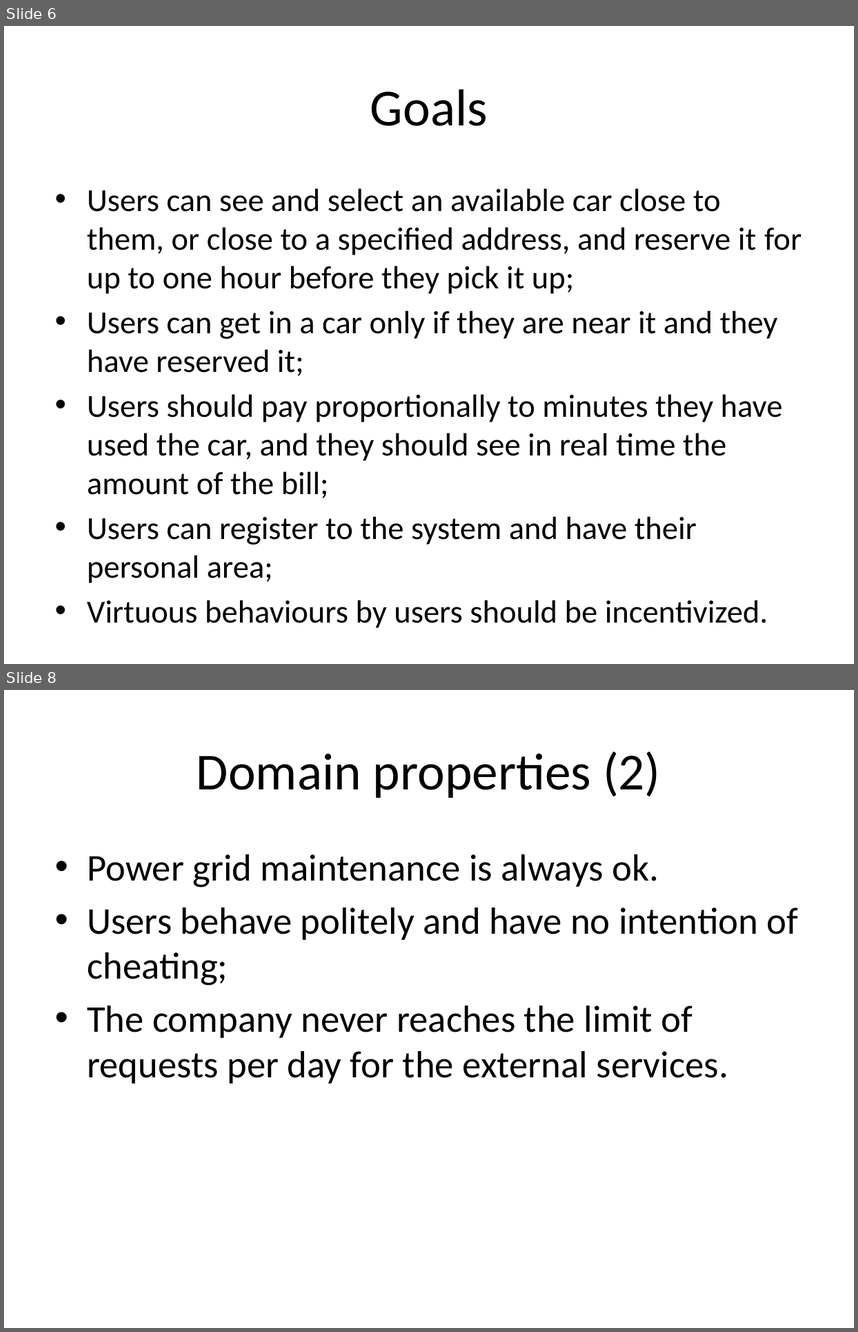
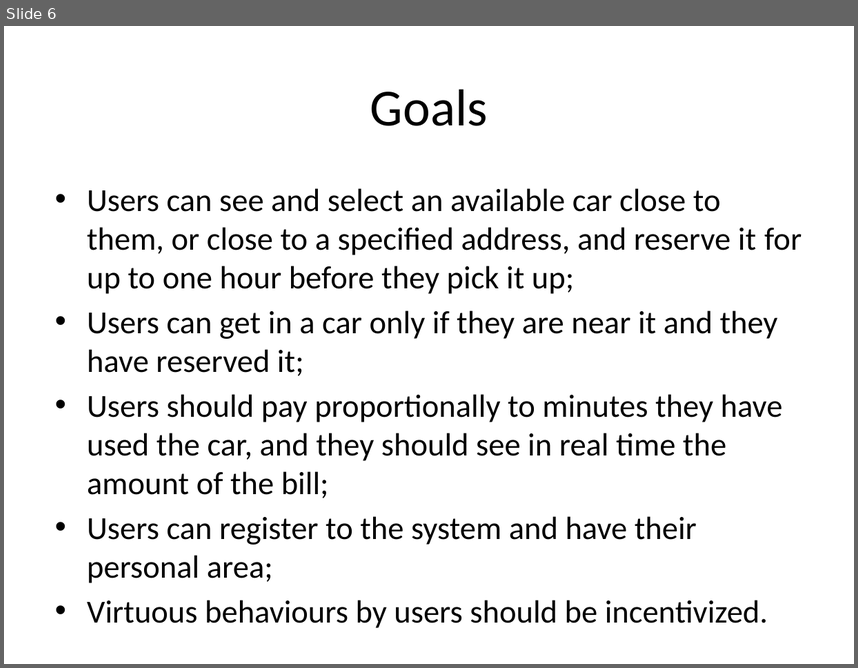
Before and after one commit to cattaneo-riccardo/PowerEnjoy, a slide deck: RASD/presentation/RASD_presentation.pptx. Shown one above the other, each under a label of ours: slides 6 and 8 before the commit, slide 6 after it; the slides between them are not shown. The pictures are 858x1332 and 858x668 pixels, drawn with LibreOffice and Linux fonts; fonts in the diff are those of the drawing. Boxes give left, top, right and bottom in pixels: in the first picture for what was removed or moved away, otherwise in the second. Text is boxed around its words. In the diff, an @@ line names an element or a change of style, - is before the commit and + after.

```diff
--- a/RASD/presentation/RASD_presentation.pptx
+++ b/RASD/presentation/RASD_presentation.pptx
@@ slide 8 removed at [4, 690, 854, 1328], background #FFFFFF @@
@@ title removed at [197, 751, 661, 798] @@
-Domain properties (2)
@@ text removed at [87, 854, 799, 1083] @@
-• Power grid maintenance is always ok.
-• Users behave politely and have no intention of cheating;
-• The company never reaches the limit of requests per day for the external services.
```
Also in this commit, not shown: 16 slides changed, 4 other slides removed.
